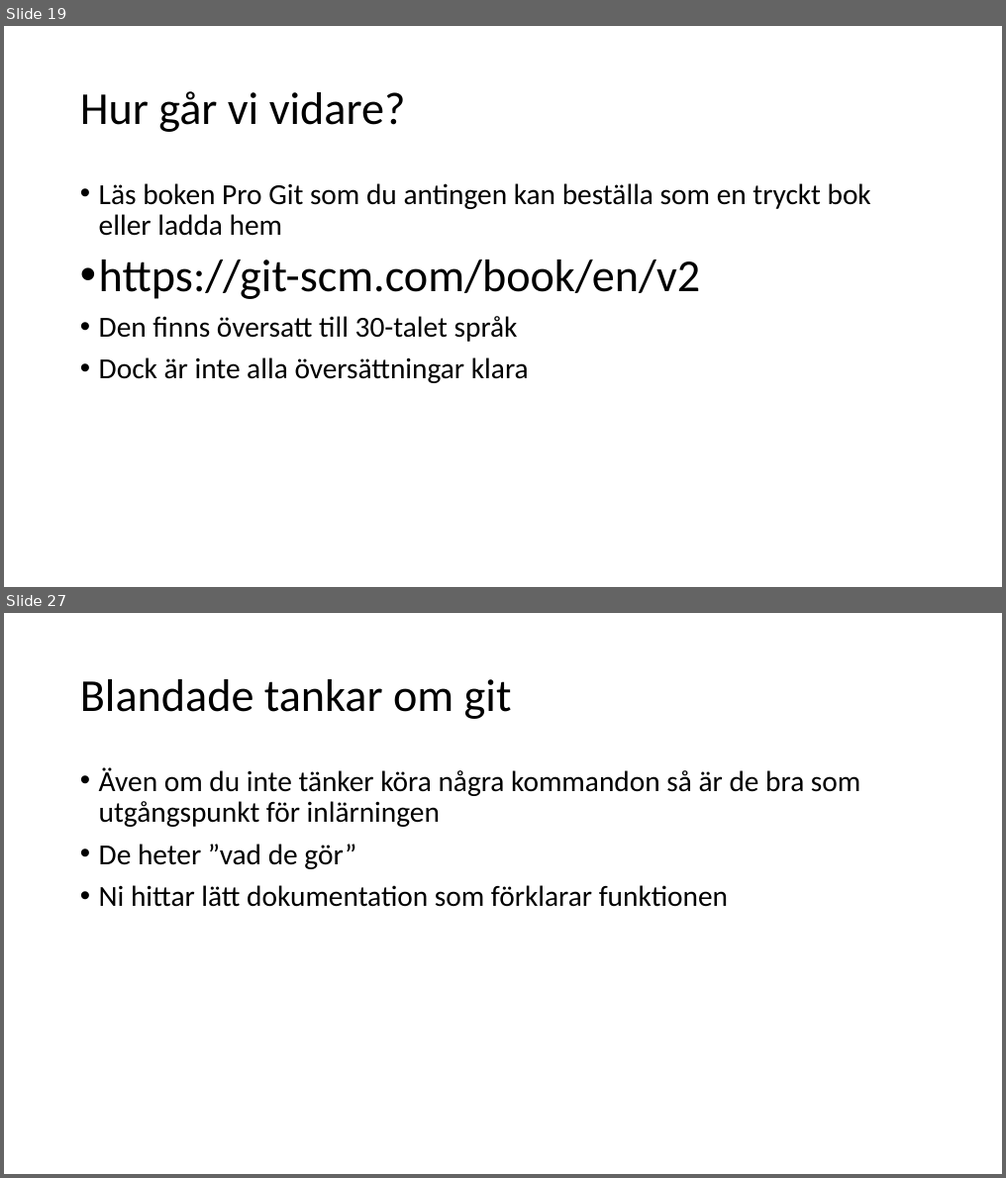
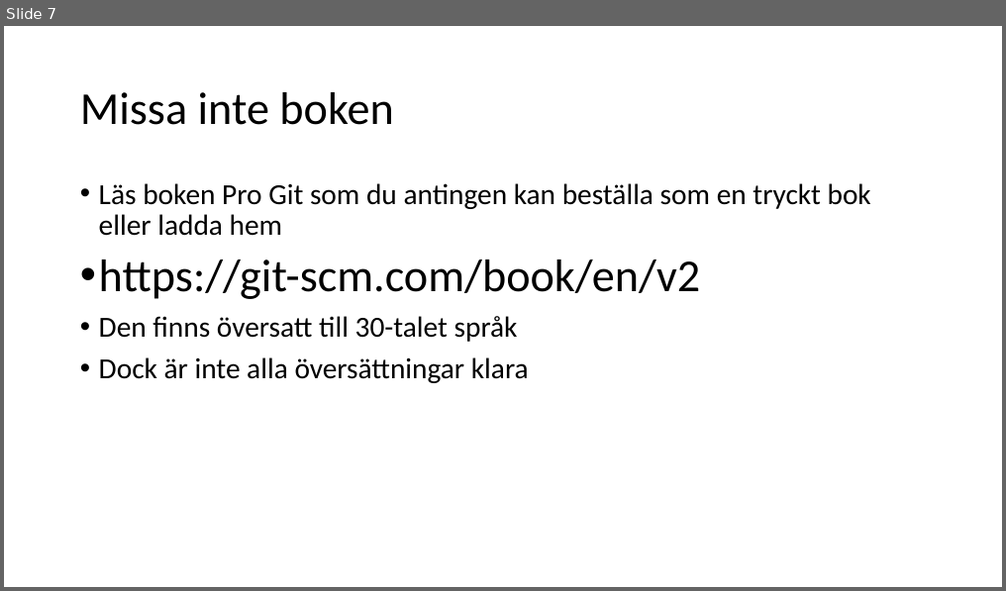
Before and after one commit to Rnqst/Lexicon-PRG122-gavle-2022, a slide deck: prg122 tisdag.odp. Shown one above the other, each under a label of ours: slides 19 and 27 before the commit, slide 7 after it; the slides between them are not shown. The pictures are 1006x1178 and 1006x591 pixels, drawn with LibreOffice and Linux fonts; fonts in the diff are those of the drawing. Boxes give left, top, right and bottom in pixels: in the first picture for what was removed or moved away, otherwise in the second. Text is boxed around its words. In the diff, an @@ line names an element or a change of style, - is before the commit and + after.

```diff
--- a/prg122 tisdag.odp
+++ b/prg122 tisdag.odp
@@ slide 27 removed at [4, 613, 1002, 1174], background #FFFFFF @@
@@ title removed at [80, 679, 512, 719] @@
-Blandade tankar om git
@@ text removed at [99, 767, 860, 907] @@
-• Även om du inte tänker köra några kommandon så är de bra som utgångspunkt för inlärningen
-• De heter ”vad de gör”
-• Ni hittar lätt dokumentation som förklarar funktionen
@@ what was slide 19 is now slide 7 @@
@@ slide 7 changed as well @@
@@ title at [80, 92, 393, 125]: text changed @@
-Hur går vi vidare?
+Missa inte boken
```
Also in this commit, not shown: 9 other slides changed, 18 slides added, 17 other slides removed, 8 other files.
